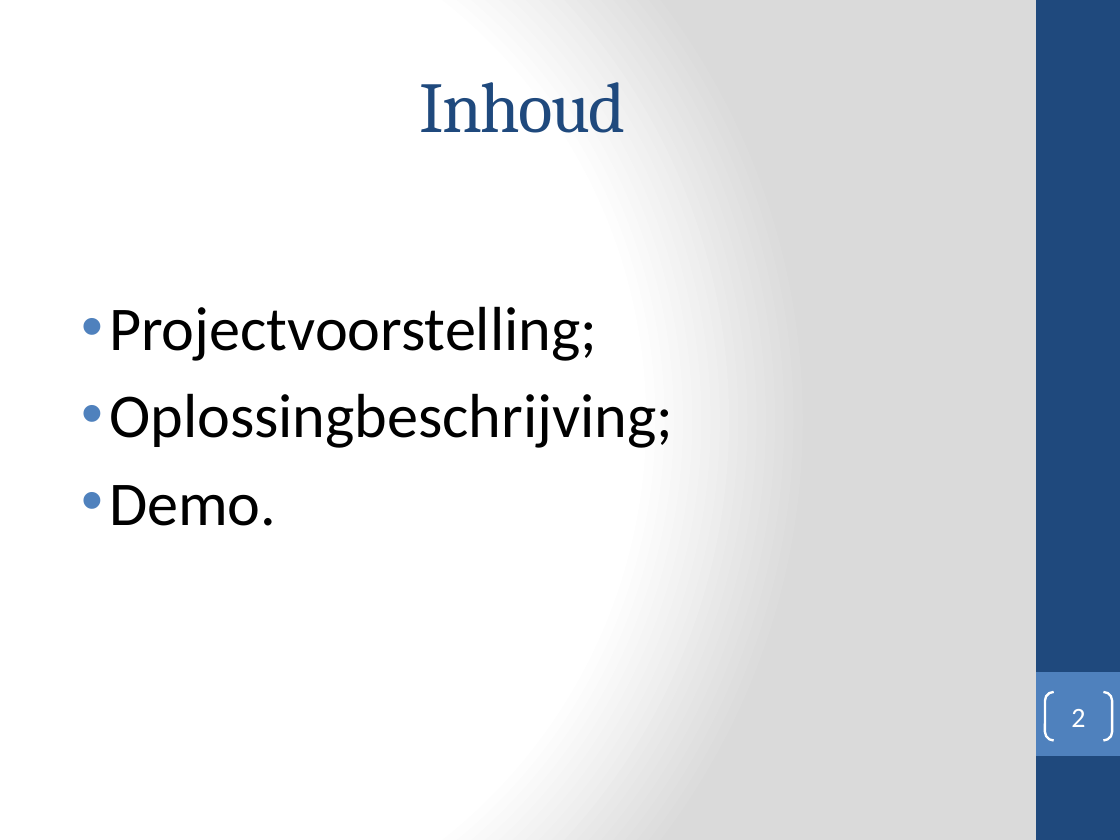
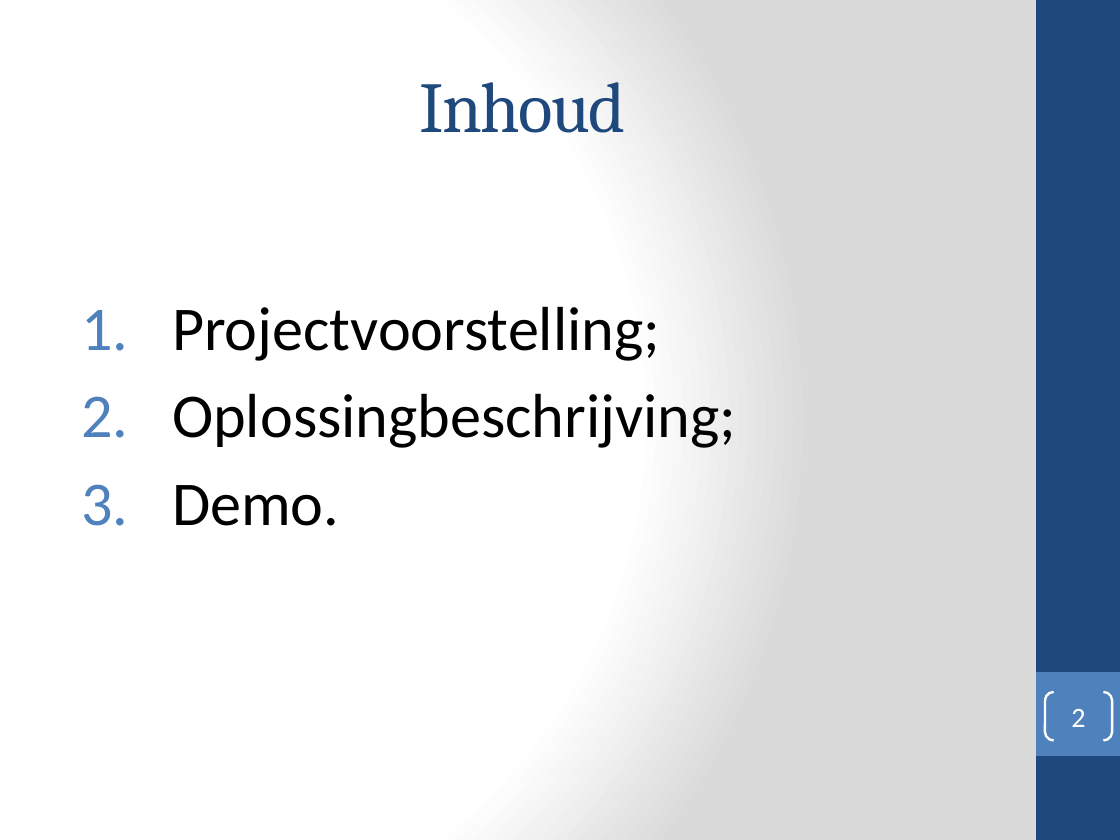
Before and after one commit to mamajoutt/ProjectKinepolis, a slide deck: slide 2 of Presentatie/PresentatieKinepolis.pptx. Drawn at 1120x840 pixels with LibreOffice and Linux fonts; fonts in the diff are those of the drawing. Boxes give left, top, right and bottom in pixels: in the first picture for what was removed or moved away, otherwise in the second. Text is boxed around its words. In the diff, an @@ line names an element or a change of style, - is before the commit and + after.

```diff
--- a/Presentatie/PresentatieKinepolis.pptx
+++ b/Presentatie/PresentatieKinepolis.pptx
@@ text "Projectvoorstelling;" at [172, 306, 736, 526]: bullet • to 1. @@
```
Also in this commit, not shown: 1 other slide changed, 6 other files.
